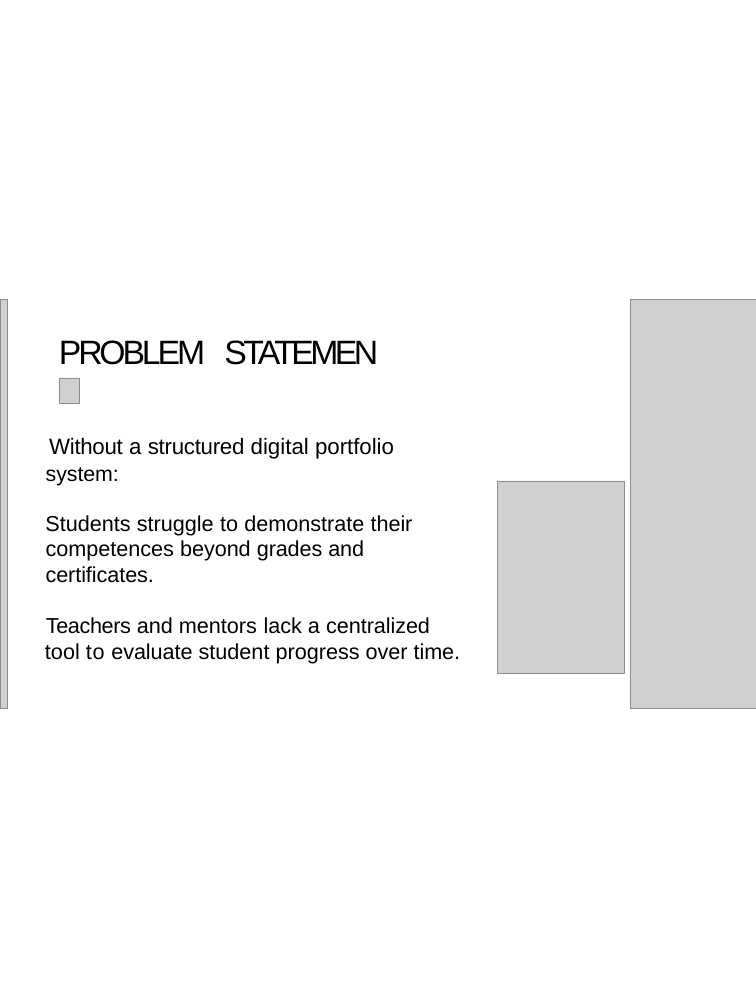
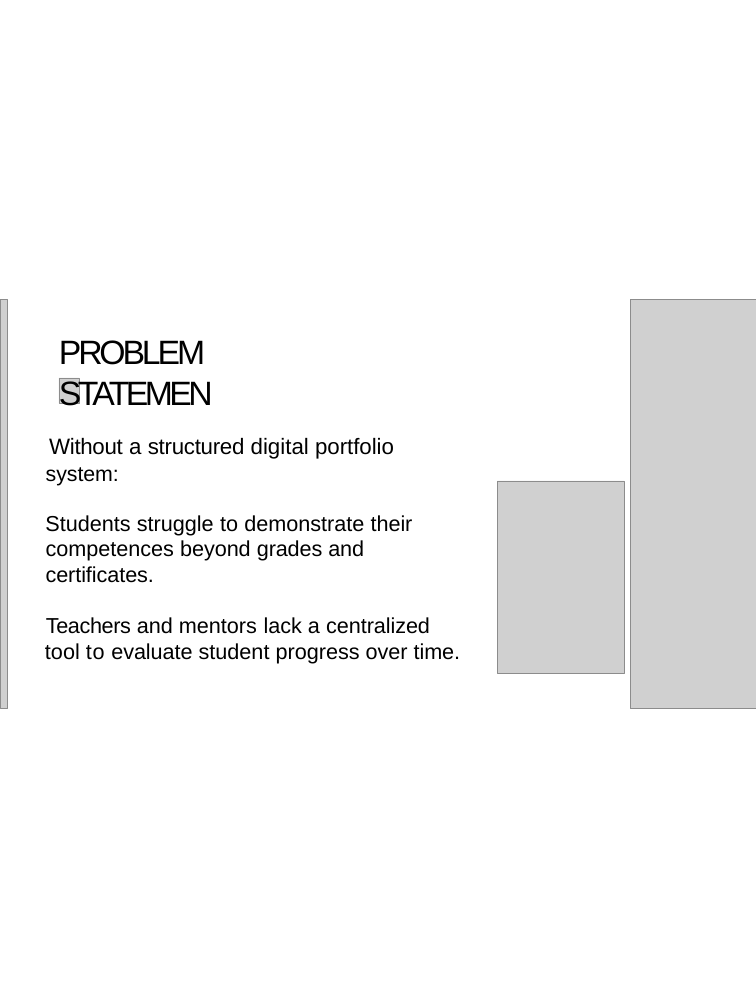
Before and after one commit to ksheyamala-a11y/Sheyamala-TNSDS-FWWD-DP, a slide deck: slide 4 of digital portfolio Sheyamala.pptx. Drawn at 756x1008 pixels with LibreOffice and Linux fonts; fonts in the diff are those of the drawing; grey boxes stand for pictures; background and template pictures are left out. Boxes give left, top, right and bottom in pixels: in the first picture for what was removed or moved away, otherwise in the second. Text is boxed around its words. In the diff, an @@ line names an element or a change of style, - is before the commit and + after.

```diff
--- a/digital portfolio Sheyamala.pptx
+++ b/digital portfolio Sheyamala.pptx
@@ title "PROBLEM STATEMEN" rewrapped from (59,340,378,365) to (59,340,213,406) @@
```
Also in this commit, not shown: 8 other slides changed.
